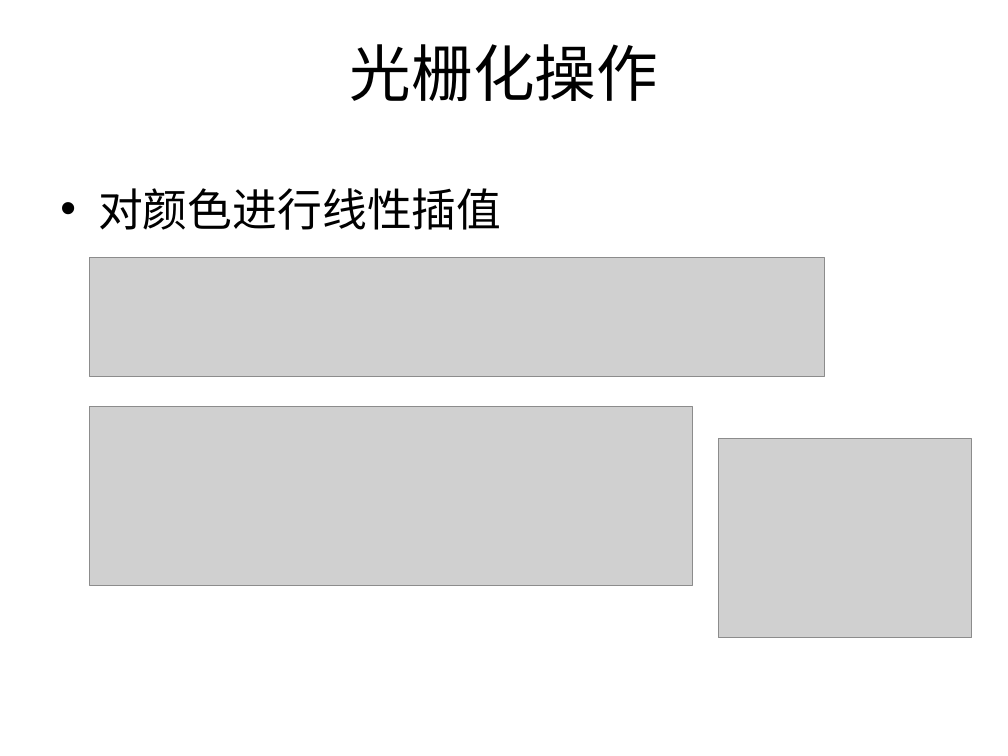
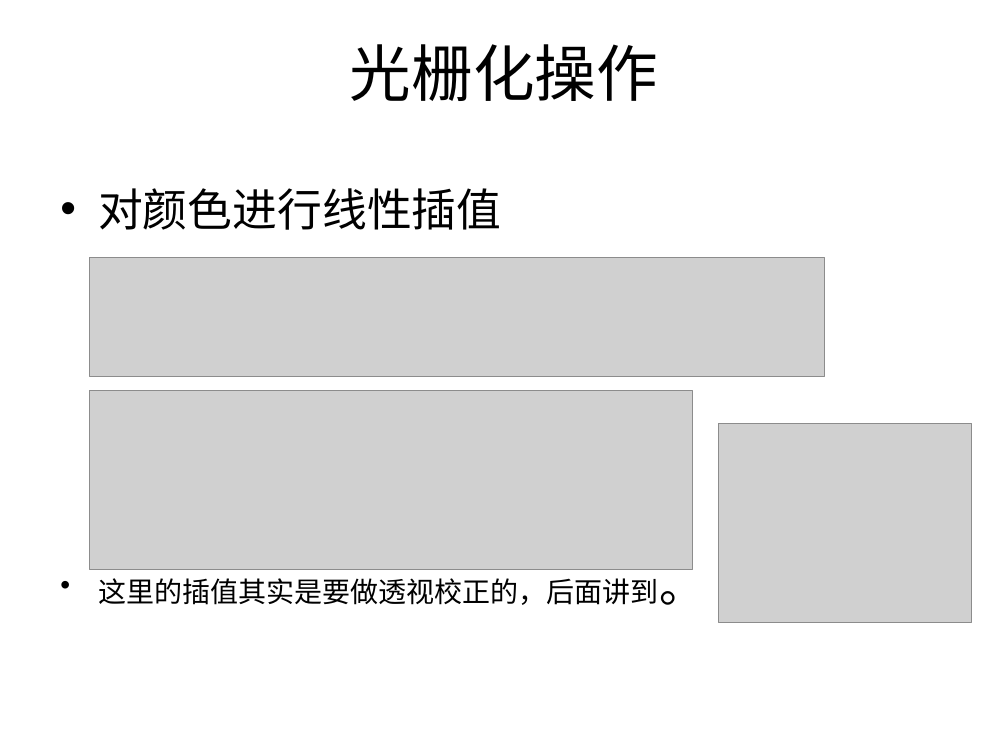
Before and after one commit to SeventhMage/MagicX, a slide deck: slide 35 of SoftEngine/doc/SoftwareRender.pptx. Drawn at 1008x756 pixels with LibreOffice and Linux fonts; fonts in the diff are those of the drawing; grey boxes stand for pictures; background and template pictures are left out. Boxes give left, top, right and bottom in pixels: in the first picture for what was removed or moved away, otherwise in the second. Text is boxed around its words. In the diff, an @@ line names an element or a change of style, - is before the commit and + after.

```diff
--- a/SoftEngine/doc/SoftwareRender.pptx
+++ b/SoftEngine/doc/SoftwareRender.pptx
@@ picture: place and size @@
-picture at <box>90,406,692,585</box>
+picture at <box>90,391,692,570</box>
@@ picture: place and size @@
-picture at <box>719,438,972,637</box>
+picture at <box>719,423,972,622</box>
@@ text at <box>98,557,704,605</box>: paragraph added @@
+• 这里的插值其实是要做透视校正的，后面讲到。
```
Also in this commit, not shown: 12 other files.
